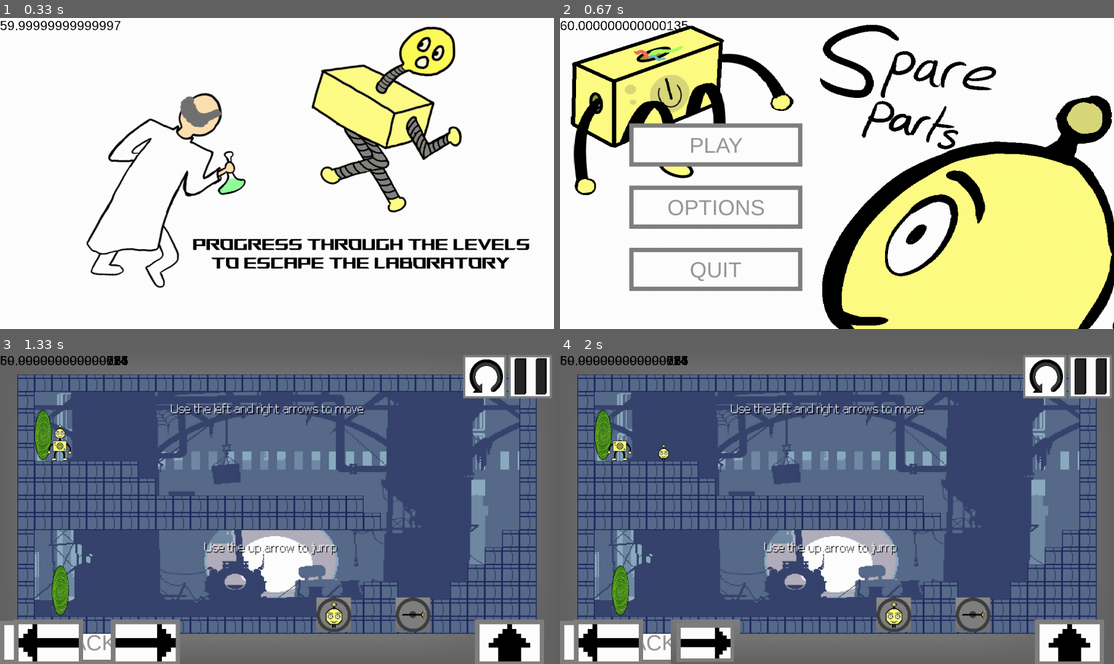
Above: before the commit, frames 1-4 (two rows, left to right).
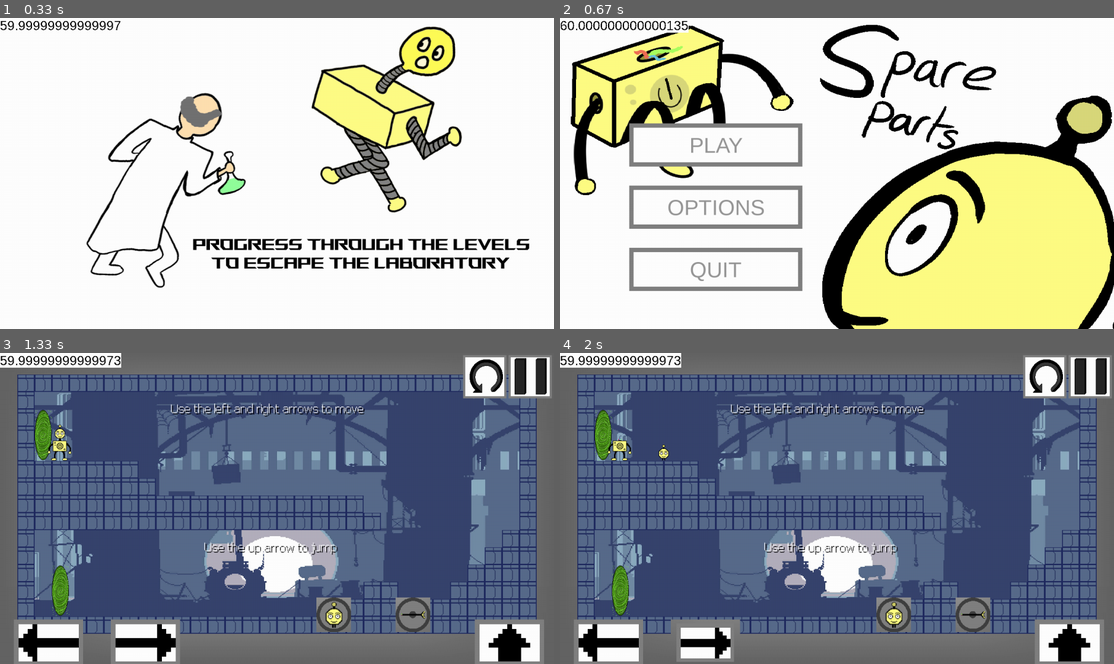
Above: after the commit, the same moments.

Repository: MartinWho2/Mobile_game_jam
Game: pygame game, started from main.py
Same seed, same stepped clock (60 frames per second), same inputs: the game is played once before the commit and once after it.
Inputs (mouse positions are in pixels of both pictures, inside the frame that each line leads up to):
- Up to frame 1 (0.33 s): no input
- Up to frame 2 (0.67 s): click (837, 173) at 0.38 s
- Up to frame 3 (1.33 s): click (105, 461) at 0.72 s; click (110, 455) at 1.05 s
- Up to frame 4 (2 s): tap R at 1.33 s; hold D from 1.67 s (still down)

Frame 1 is identical in both runs. In frame 2, less than 0.1% of the frame differs, in the area x 19-24%, y 2-5%; in frame 3, 1.8%, in the area x 0-24%, y 0-100%; in frame 4, 1.8%.

Commit message:
Big changes on the motor

Diff:
--- a/arm.py
+++ b/arm.py
@@ -1,7 +1,6 @@
 import pygame
 import math
 
-from fonctions import debug_print_mask
 from moving_sprite import Moving_sprite
 from laser import Laser
 
@@ -75,7 +74,6 @@
 
             else:
                 print("collided with arm ", laser.direction, "found collision at pixel ", found)
-                debug_print_mask([collision_mask])
                 laser_image = pygame.surface.Surface((found, laser.rect.h), pygame.SRCALPHA)
                 if laser.direction == "left":
                     laser_image.blit(laser.image, (-laser.rect.w + found, 0))
--- a/game.py
+++ b/game.py
@@ -158,32 +158,32 @@
         self.sprites_to_update = []
         self.gradient = gradient
     def update(self, dt):
-        print(f"dt = {dt}")
-        time = pygame.time.get_ticks()
+        #print(f"dt = {dt}")
+        #time = pygame.time.get_ticks()
         self.blit_map_opti()
         self.rects_to_update = []
         self.sprites_to_update = []
 
-        time2 = pygame.time.get_ticks()
-        print(f"The map is blitted in {time2 - time} ms")
+        #time2 = pygame.time.get_ticks()
+        #print(f"The map is blitted in {time2 - time} ms")
 
         # self.blit_buttons()
 
-        time = pygame.time.get_ticks()
-        print(f"The buttons are blitted in {time - time2} ms")
+        #time = pygame.time.get_ticks()
+        #print(f"The buttons are blitted in {time - time2} ms")
 
         if self.player_or_head:
             previous_rect = self.player.rect
             self.player.move(self, dt)
             self.rects_to_update.append(smallest_rect(previous_rect, self.player.rect))
 
-            time2 = pygame.time.get_ticks()
-            print(f"The player movements are done in {time2 - time} ms")
+            #time2 = pygame.time.get_ticks()
+            #print(f"The player movements are done in {time2 - time} ms")
 
             self.blit_player(self.player_spritesheet, dt)
 
-            time = pygame.time.get_ticks()
-            print(f"The player is blitted in {time - time2} ms")
+            #time = pygame.time.get_ticks()
+            #print(f"The player is blitted in {time - time2} ms")
 
         else:
             previous_rect = self.player.rect
@@ -191,20 +191,20 @@
             self.rects_to_update.append(smallest_rect(previous_rect, self.player.rect))
             self.blit_player(self.player_spritesheet, dt)
 
-            time2 = pygame.time.get_ticks()
-            print(f"The player falling is done in {time2 - time} ms")
+            #time2 = pygame.time.get_ticks()
+            #print(f"The player falling is done in {time2 - time} ms")
 
             previous_rect = self.head.rect
             self.head.move(self, dt)
             self.rects_to_update.append(smallest_rect(previous_rect, self.head.rect))
 
-            time = pygame.time.get_ticks()
-            print(f"The head moves in {time - time2} ms")
+            #time = pygame.time.get_ticks()
+            #print(f"The head moves in {time - time2} ms")
 
             self.blit_head(self.head_spritesheet, dt)
 
-            time2 = pygame.time.get_ticks()
-            print(f"The head moves in {time2 - time} ms")
+            #time2 = pygame.time.get_ticks()
+            #print(f"The head moves in {time2 - time} ms")
 
         # Action button
         if self.action_button.clicking:
@@ -218,19 +218,19 @@
                     for rect in rects:
                         self.rects_to_update.append(rect)
                 self.window.blit(self.action_button.image, self.action_button.rect)
-        time = pygame.time.get_ticks()
+        #time = pygame.time.get_ticks()
         for arm in self.player.arms:
             if arm.moving:
                 previous_rect = arm.rect
                 arm.move(dt, self.laser_sprites, self)
                 self.rects_to_update.append(smallest_rect(previous_rect, arm.rect))
 
-        time2 = pygame.time.get_ticks()
-        print(f"The arms move in {time2 - time} ms")
-        #for arm in self.player.arms:
-        #    self.window.blit(arm.image, (arm.rect.x + self.offset[0], arm.rect.y + self.offset[1]))
-
-        print(f"the arms are blitted in {pygame.time.get_ticks() - time2} ms")
+        #time2 = pygame.time.get_ticks()
+        #print(f"The arms move in {time2 - time} ms")
+        for arm in self.player.arms:
+            if arm not in self.arm_sprite:
+                self.window.blit(arm.image, (arm.rect.x + self.offset[0], arm.rect.y + self.offset[1]))
+        #print(f"the arms are blitted in {pygame.time.get_ticks() - time2} ms")
 
         # Check if game is over
         if self.head.rect.colliderect(self.portal_rect) or self.player.rect.colliderect(self.portal_rect):
@@ -301,11 +301,12 @@
 
     def blit_buttons(self):
         for button in self.buttons_interface:
-            print(button.name, button.rect.x, button.rect.y, button.image.get_width(), button.image.get_height())
+            #print(button.name, button.rect.x, button.rect.y, button.image.get_width(), button.image.get_height())
             self.window.blit(button.image, (button.rect.x, button.rect.y))
 
     def blit_whole_level(self):
         blit = self.window.blit
+        blit(self.gradient,(0,0))
         blit(self.map_image, self.offset)
         for group in (self.player.arms, self.laser_sprites, self.door_sprites, self.buttons_in_game):
             for sprite in group:
--- a/head.py
+++ b/head.py
@@ -50,9 +50,6 @@
         self.rect.x = round(self.pos.x)
         self.reput_hitbox()
         self.fall(dt, game)  # Vertical hits, see moving_sprite.py
-
-
-        print(self.rect.w)
         #pygame.draw.rect(game.window, "red",
         #                 (self.rect.x + game.offset[0], self.rect.y + game.offset[1],
         #                  self.rect.w, self.rect.h))
--- a/main.py
+++ b/main.py
@@ -22,6 +22,7 @@
 
 def display_fps(dt):
     fps_text = fps_font.render(str(dt), False, (0, 0, 0))
+    pygame.draw.rect(window,"white",fps_text.get_rect())
     window.blit(fps_text, (0, 0))
 
 
@@ -69,7 +70,7 @@
                     pygame.quit()
                     running = False
                 elif event.type == pygame.FINGERMOTION and event.finger_id == game.buttons[game.action_button]:
-                        print(f"moving of x: {event.dx * window.get_width()}, y: {event.dy * window.get_height()}")
+                        print(f"moving finger of x: {event.dx * window.get_width()}, y: {event.dy * window.get_height()}")
                         game.finger_on_aim[1] = game.finger_on_aim[1] + event.dx * window.get_width()
                         game.finger_on_aim[2] = game.finger_on_aim[2] + event.dy * window.get_height()
 
